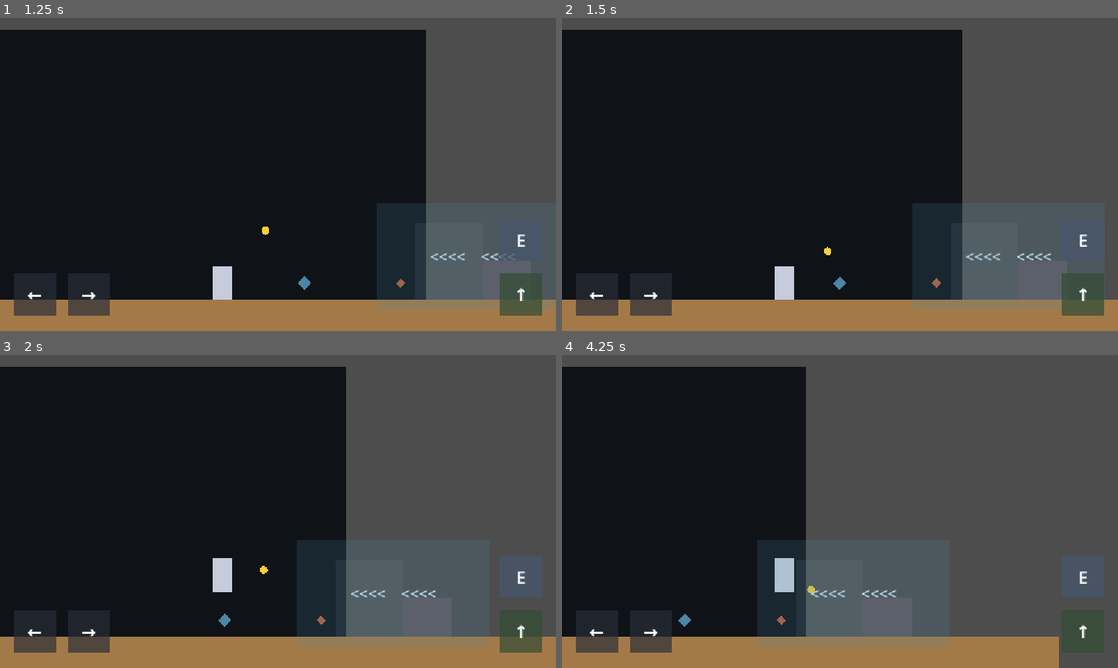
Above: before the commit, frames 1-4 (two rows, left to right).
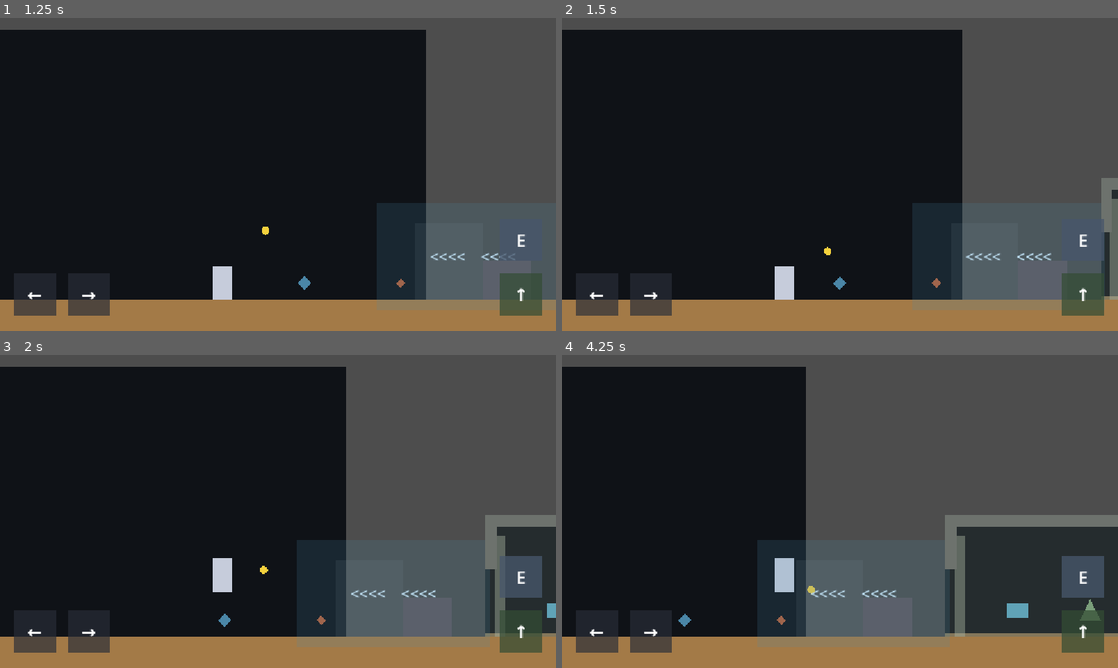
Above: after the commit, the same moments.

Repository: wenshuchuan0101-lab/A-Gift-for-the-land
Game: Godot game, scene res://Opening.tscn
Two runs of this game, one before a commit and one after it. Both use one fixed random seed, a clock stepped at 60 frames per second and the inputs below.
Inputs (mouse positions are in pixels of both pictures, inside the frame that each line leads up to):
- Up to frame 1 (1.25 s): tap Enter at 0.5 s; move the mouse to (400, 158) at 0.52 s; hold D (move_right) from 0.53 s (still down); tap E (interact) at 0.6 s; click (400, 158) at 0.67 s; tap Space (jump) at 0.77 s
- Up to frame 2 (1.5 s): keep holding D (move_right); move the mouse to (728, 190) at 1.27 s; tap E (interact) at 1.35 s; click (728, 190) at 1.42 s
- Up to frame 3 (2 s): keep holding D (move_right); tap Space (jump) at 1.52 s
- Up to frame 4 (4.25 s): move the mouse to (895, 442) at 2.02 s; release D (move_right) at 2.03 s; hold A (move_left) 2.03-2.78 s; tap E (interact) at 2.1, 2.85, 3.6 s; click (895, 442) at 2.17 s; tap Space (jump) at 2.75, 3.02, 3.77 s; move the mouse to (812, 574) at 2.77 s; hold D (move_right) from 2.78 s (still down); click (812, 574) at 2.92 s; move the mouse to (1006, 558) at 3.52 s; click (1006, 558) at 3.67 s

Frame 1 is identical in both runs. In frame 2, 1.1% of the frame differs, in the area x 97-100%, y 51-90%; in frame 3, 3.3%; in frame 4, 12%, in the area x 68-100%, y 51-100%.

Commit message:
创建废弃治沙屋灰盒场景

Diff:
--- /dev/null
+++ b/AbandonedHouse.tscn
@@ -0,0 +1,121 @@
+[gd_scene load_steps=7 format=3]
+
+[ext_resource type="Script" path="res://abandoned_house.gd" id="1_house"]
+
+[sub_resource type="RectangleShape2D" id="RectangleShape2D_roof"]
+size = Vector2(520, 24)
+
+[sub_resource type="RectangleShape2D" id="RectangleShape2D_right_wall"]
+size = Vector2(24, 240)
+
+[sub_resource type="RectangleShape2D" id="RectangleShape2D_left_upper_wall"]
+size = Vector2(24, 100)
+
+[sub_resource type="RectangleShape2D" id="RectangleShape2D_inner_area"]
+size = Vector2(480, 210)
+
+[sub_resource type="RectangleShape2D" id="RectangleShape2D_item_area"]
+size = Vector2(80, 100)
+
+[node name="AbandonedHouse" type="Node2D"]
+script = ExtResource("1_house")
+wind_zone_path = NodePath("../WindZone")
+prompt_label_path = NodePath("../HousePromptUI/PromptLabel")
+indoor_wind_multiplier = 0.0
+
+[node name="OuterWalls" type="Node2D" parent="."]
+
+[node name="Backdrop" type="Polygon2D" parent="OuterWalls"]
+z_index = -2
+polygon = PackedVector2Array(-260, -228, 260, -228, 260, 0, -260, 0)
+color = Color(0.14, 0.17, 0.18, 0.96)
+
+[node name="Roof" type="StaticBody2D" parent="OuterWalls"]
+position = Vector2(0, -240)
+
+[node name="CollisionShape2D" type="CollisionShape2D" parent="OuterWalls/Roof"]
+shape = SubResource("RectangleShape2D_roof")
+
+[node name="Visual" type="Polygon2D" parent="OuterWalls/Roof"]
+polygon = PackedVector2Array(-260, -12, 260, -12, 260, 12, -260, 12)
+color = Color(0.43, 0.45, 0.43, 1)
+
+[node name="LeftUpperWall" type="StaticBody2D" parent="OuterWalls"]
+position = Vector2(-248, -190)
+
+[node name="CollisionShape2D" type="CollisionShape2D" parent="OuterWalls/LeftUpperWall"]
+shape = SubResource("RectangleShape2D_left_upper_wall")
+
+[node name="Visual" type="Polygon2D" parent="OuterWalls/LeftUpperWall"]
+polygon = PackedVector2Array(-12, -50, 12, -50, 12, 50, -12, 50)
+color = Color(0.43, 0.45, 0.43, 1)
+
+[node name="RightWall" type="StaticBody2D" parent="OuterWalls"]
+position = Vector2(248, -120)
+
+[node name="CollisionShape2D" type="CollisionShape2D" parent="OuterWalls/RightWall"]
+shape = SubResource("RectangleShape2D_right_wall")
+
+[node name="Visual" type="Polygon2D" parent="OuterWalls/RightWall"]
+polygon = PackedVector2Array(-12, -120, 12, -120, 12, 120, -12, 120)
+color = Color(0.43, 0.45, 0.43, 1)
+
+[node name="InnerArea" type="Node2D" parent="."]
+
+[node name="FloorVisual" type="Polygon2D" parent="InnerArea"]
+z_index = -1
+polygon = PackedVector2Array(-260, -8, 260, -8, 260, 0, -260, 0)
+color = Color(0.52, 0.47, 0.36, 1)
+
+[node name="DoorTrigger" type="Area2D" parent="."]
+position = Vector2(0, -105)
+collision_layer = 0
+collision_mask = 1
+monitoring = true
+
+[node name="CollisionShape2D" type="CollisionShape2D" parent="DoorTrigger"]
+shape = SubResource("RectangleShape2D_inner_area")
+
+[node name="DoorVisual" type="Polygon2D" parent="DoorTrigger"]
+z_index = -1
+polygon = PackedVector2Array(-240, -105, -220, -105, -220, 105, -240, 105)
+color = Color(0.66, 0.7, 0.62, 0.45)
+
+[node name="MapItem" type="Area2D" parent="."]
+position = Vector2(-110, -55)
+collision_layer = 0
+collision_mask = 1
+monitoring = true
+
+[node name="CollisionShape2D" type="CollisionShape2D" parent="MapItem"]
+shape = SubResource("RectangleShape2D_item_area")
+
+[node name="Visual" type="Polygon2D" parent="MapItem"]
+polygon = PackedVector2Array(-22, -16, 22, -16, 22, 16, -22, 16)
+color = Color(0.38, 0.64, 0.72, 1)
+
+[node name="CloakItem" type="Area2D" parent="."]
+position = Vector2(40, -55)
+collision_layer = 0
+collision_mask = 1
+monitoring = true
+
+[node name="CollisionShape2D" type="CollisionShape2D" parent="CloakItem"]
+shape = SubResource("RectangleShape2D_item_area")
+
+[node name="Visual" type="Polygon2D" parent="CloakItem"]
+polygon = PackedVector2Array(0, -24, 22, 22, -22, 22)
+color = Color(0.48, 0.62, 0.48, 1)
+
+[node name="SpearItem" type="Area2D" parent="."]
+position = Vector2(180, -55)
+collision_layer = 0
+collision_mask = 1
+monitoring = true
+
+[node name="CollisionShape2D" type="CollisionShape2D" parent="SpearItem"]
+shape = SubResource("RectangleShape2D_item_area")
+
+[node name="Visual" type="Polygon2D" parent="SpearItem"]
+polygon = PackedVector2Array(-4, -32, 4, -32, 4, 32, -4, 32)
+color = Color(0.72, 0.62, 0.42, 1)
--- a/Demo_Level.tscn
+++ b/Demo_Level.tscn
@@ -1,13 +1,14 @@
-[gd_scene load_steps=9 format=3]
+[gd_scene load_steps=10 format=3]
 
 [ext_resource type="PackedScene" path="res://Player.tscn" id="1_player"]
 [ext_resource type="PackedScene" path="res://Seed.tscn" id="2_seed"]
 [ext_resource type="Script" path="res://map_point.gd" id="3_map_point"]
 [ext_resource type="PackedScene" path="res://WindZone.tscn" id="4_wind_zone"]
 [ext_resource type="PackedScene" path="res://RockCover.tscn" id="5_rock_cover"]
+[ext_resource type="PackedScene" path="res://AbandonedHouse.tscn" id="6_abandoned_house"]
 
 [sub_resource type="RectangleShape2D" id="RectangleShape2D_ground"]
-size = Vector2(2200, 80)
+size = Vector2(3400, 80)
 
 [sub_resource type="RectangleShape2D" id="RectangleShape2D_mobile_button"]
 size = Vector2(88, 88)
@@ -41,7 +42,7 @@
 shape = SubResource("RectangleShape2D_ground")
 
 [node name="GroundVisual" type="Polygon2D" parent="Ground"]
-polygon = PackedVector2Array(-1100, -40, 1100, -40, 1100, 40, -1100, 40)
+polygon = PackedVector2Array(-1700, -40, 1700, -40, 1700, 40, -1700, 40)
 color = Color(0.64, 0.48, 0.28, 1)
 
 [node name="PlayerSpawn" type="Marker2D" parent="."]
@@ -85,6 +86,9 @@
 [node name="RockCover" parent="." instance=ExtResource("5_rock_cover")]
 position = Vector2(1320, 520)
 
+[node name="AbandonedHouse" parent="." instance=ExtResource("6_abandoned_house")]
+position = Vector2(1700, 560)
+
 [node name="MobileControls" type="CanvasLayer" parent="."]
 layer = 10
 
@@ -219,6 +223,27 @@
 theme_override_colors/font_color = Color(1, 1, 1, 1)
 theme_override_font_sizes/font_size = 36
 text = "E"
+horizontal_alignment = 1
+vertical_alignment = 1
+
+[node name="HousePromptUI" type="CanvasLayer" parent="."]
+layer = 15
+
+[node name="PromptLabel" type="Label" parent="HousePromptUI"]
+visible = false
+layout_mode = 1
+anchors_preset = 10
+anchor_right = 1.0
+offset_left = 160.0
+offset_top = 40.0
+offset_right = -160.0
+offset_bottom = 96.0
+grow_horizontal = 2
+mouse_filter = 2
+theme_override_colors/font_color = Color(1, 1, 1, 1)
+theme_override_colors/font_outline_color = Color(0.03, 0.04, 0.05, 1)
+theme_override_constants/outline_size = 8
+theme_override_font_sizes/font_size = 32
 horizontal_alignment = 1
 vertical_alignment = 1
 
--- /dev/null
+++ b/abandoned_house.gd
@@ -0,0 +1,73 @@
+extends Node2D
+
+const ITEM_PROMPTS := {
+	"MapItem": "查看地图",
+	"CloakItem": "发现旧斗篷",
+	"SpearItem": "发现旧长矛",
+}
+
+@export var wind_zone_path: NodePath
+@export var prompt_label_path: NodePath
+@export_range(0.0, 1.0, 0.05) var indoor_wind_multiplier := 0.0
+
+var wind_zone: Area2D
+var prompt_label: Label
+var house_player: CharacterBody2D
+var active_item: Area2D
+
+
+func _ready() -> void:
+	wind_zone = get_node_or_null(wind_zone_path) as Area2D
+	prompt_label = get_node_or_null(prompt_label_path) as Label
+	$DoorTrigger.body_entered.connect(_on_door_trigger_body_entered)
+	$DoorTrigger.body_exited.connect(_on_door_trigger_body_exited)
+
+	for item_name in ITEM_PROMPTS:
+		var item := get_node(NodePath(item_name)) as Area2D
+		item.body_entered.connect(_on_item_body_entered.bind(item))
+		item.body_exited.connect(_on_item_body_exited.bind(item))
+
+	_hide_prompt()
+	set_process(false)
+
+
+func _process(_delta: float) -> void:
+	if active_item != null and prompt_label != null and Input.is_action_just_pressed("interact"):
+		prompt_label.text = ITEM_PROMPTS[String(active_item.name)]
+		prompt_label.visible = true
+
+
+func _on_door_trigger_body_entered(body: Node2D) -> void:
+	if body is CharacterBody2D:
+		house_player = body
+		_set_wind_multiplier(indoor_wind_multiplier)
+
+
+func _on_door_trigger_body_exited(body: Node2D) -> void:
+	if body == house_player:
+		house_player = null
+		_set_wind_multiplier(1.0)
+
+
+func _on_item_body_entered(body: Node2D, item: Area2D) -> void:
+	if body is CharacterBody2D:
+		active_item = item
+		_hide_prompt()
+		set_process(true)
+
+
+func _on_item_body_exited(body: Node2D, item: Area2D) -> void:
+	if body is CharacterBody2D and item == active_item:
+		active_item = null
+		_hide_prompt()
+		set_process(false)
+
+
+func _set_wind_multiplier(multiplier: float) -> void:
+	if wind_zone != null and wind_zone.has_method("set_wind_multiplier"):
+		wind_zone.set_wind_multiplier(multiplier)
+
+
+func _hide_prompt() -> void:
+	if prompt_label != null:
+		prompt_label.visible = false
Not shown, added: abandoned_house.gd.uid
